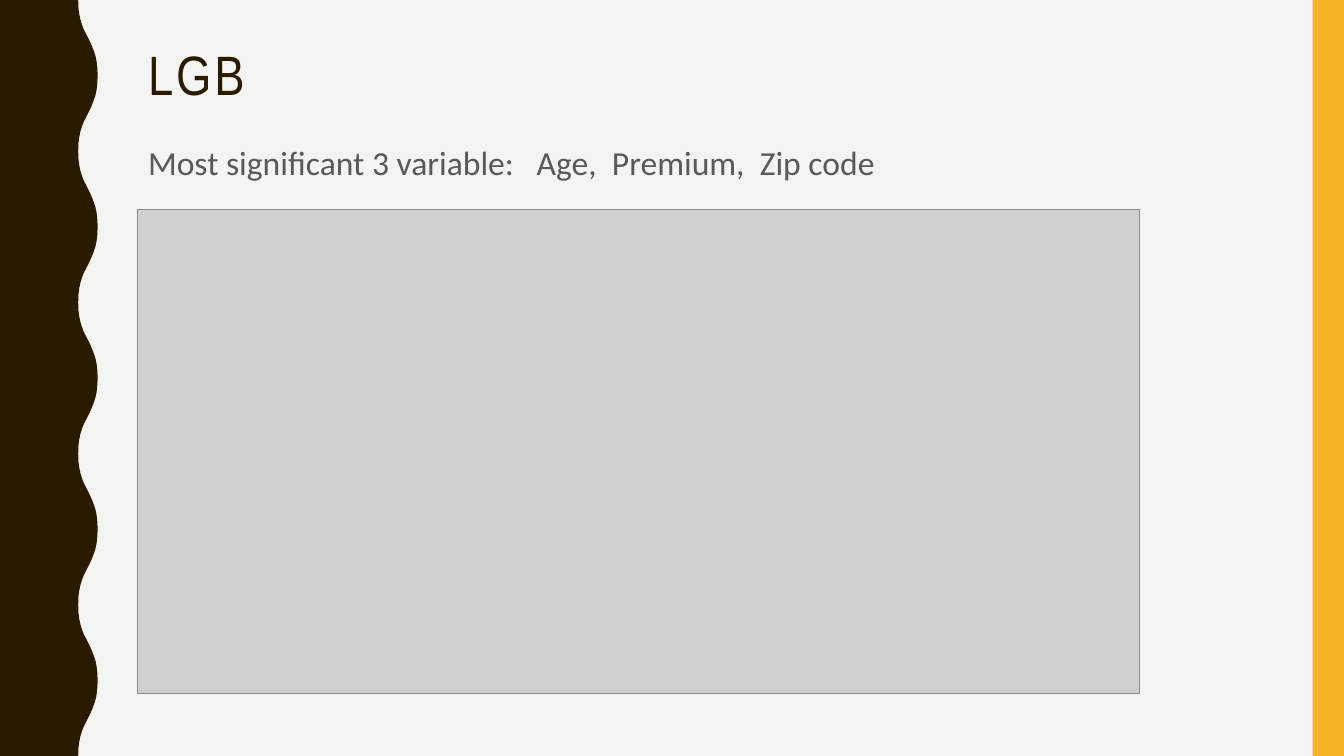
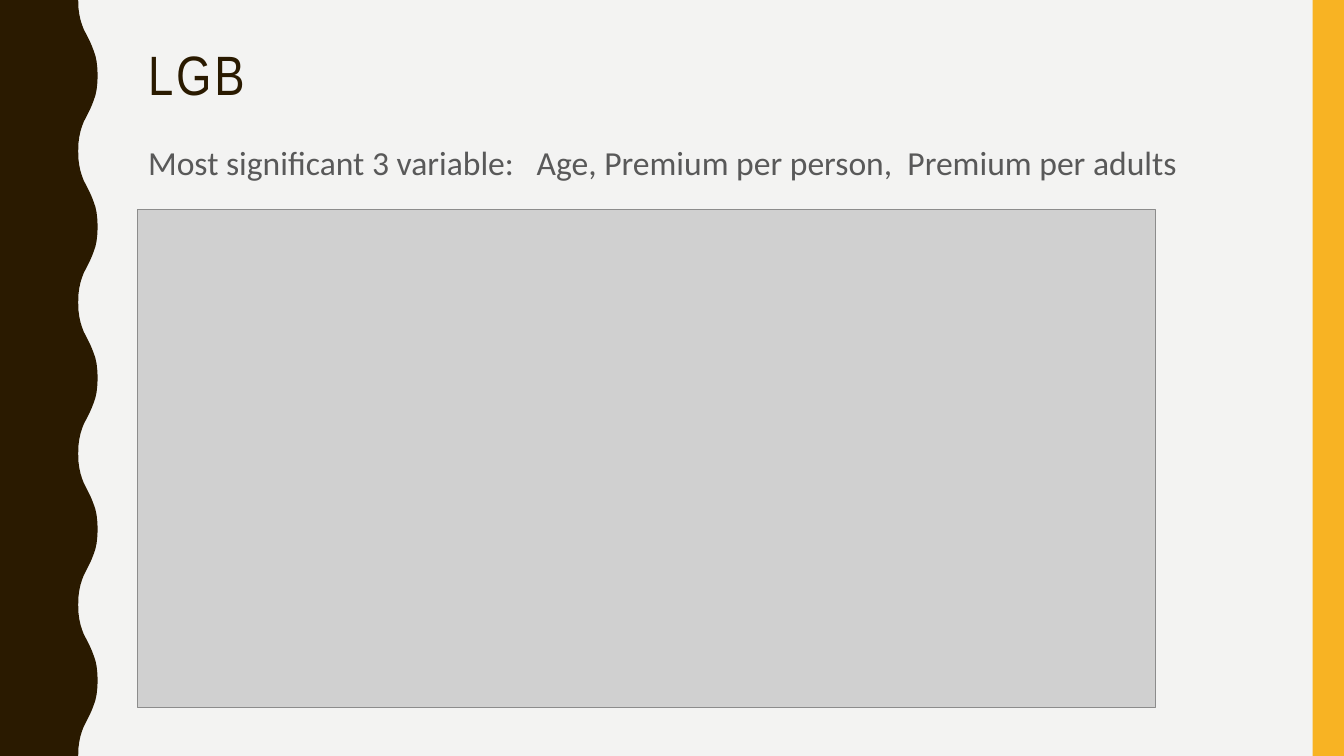
Before and after one commit to TZstatsADS/Spring2019-Proj5-grp4, a slide deck: slide 10 of doc/project5 ppt.pptx (slide 9 before the commit). Drawn at 1344x756 pixels with LibreOffice and Linux fonts; fonts in the diff are those of the drawing; grey boxes stand for pictures. Boxes give left, top, right and bottom in pixels: in the first picture for what was removed or moved away, otherwise in the second. Text is boxed around its words. In the diff, an @@ line names an element or a change of style, - is before the commit and + after.

```diff
--- a/doc/project5 ppt.pptx
+++ b/doc/project5 ppt.pptx
@@ text at bbox=[148, 151, 1176, 181]: text changed @@
-Most significant 3 variable: Age, Premium, Zip code
+Most significant 3 variable: Age, Premium per person, Premium per adults
@@ picture: place and size @@
-picture at bbox=[138, 209, 1139, 694]
+picture at bbox=[138, 210, 1156, 708]
```
Also in this commit, not shown: 3 other slides changed, 2 slides added, 1 slide removed, 2 other files.
